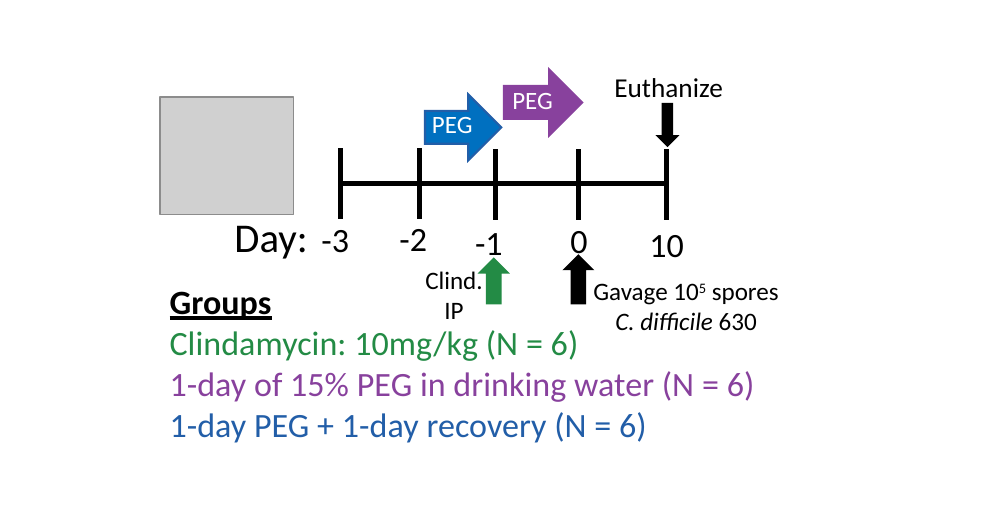
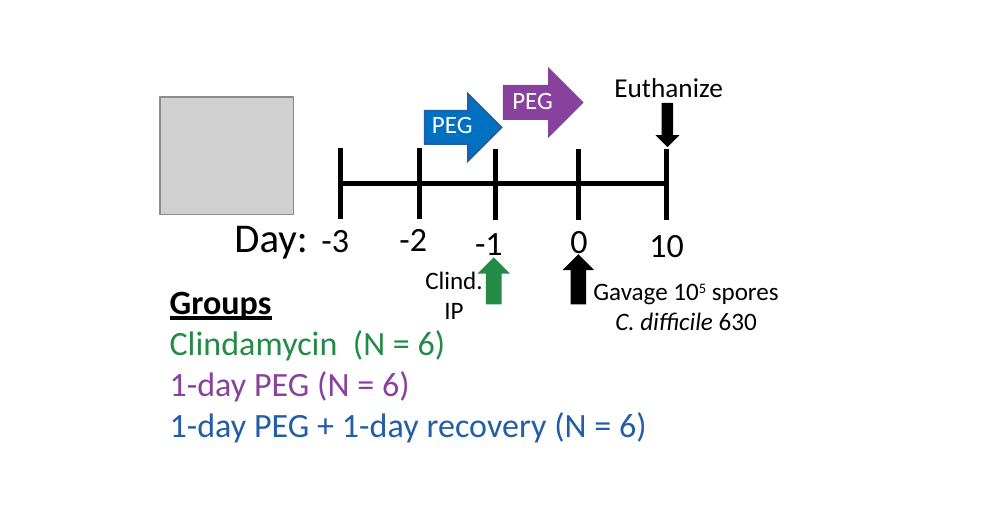
Before and after one commit to SchlossLab/Tomkovich_PEG3350_mSphere_2021, a slide deck: slide 1 of results/figures/1_Day_PEG_Schematic.pptx. Drawn at 1008x521 pixels with LibreOffice and Linux fonts; fonts in the diff are those of the drawing; grey boxes stand for pictures. Boxes give left, top, right and bottom in pixels: in the first picture for what was removed or moved away, otherwise in the second. Text is boxed around its words. In the diff, an @@ line names an element or a change of style, - is before the commit and + after.

```diff
--- a/results/figures/1_Day_PEG_Schematic.pptx
+++ b/results/figures/1_Day_PEG_Schematic.pptx
@@ text at (x1=170, y1=330, x2=446, y2=402): text changed; text colour #88419D to #238B45 @@
-Clindamycin: 10mg/kg (N = 6)
-1-day of 15% PEG in drinking water (N = 6)
+Clindamycin (N = 6)
+1-day PEG (N = 6)
```
Also in this commit, not shown: 4 other files.
